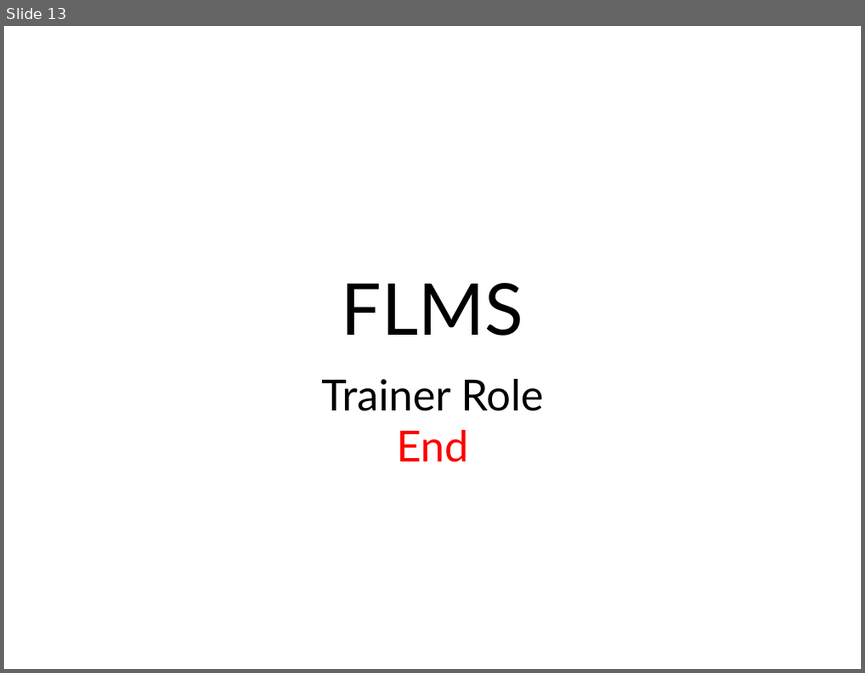
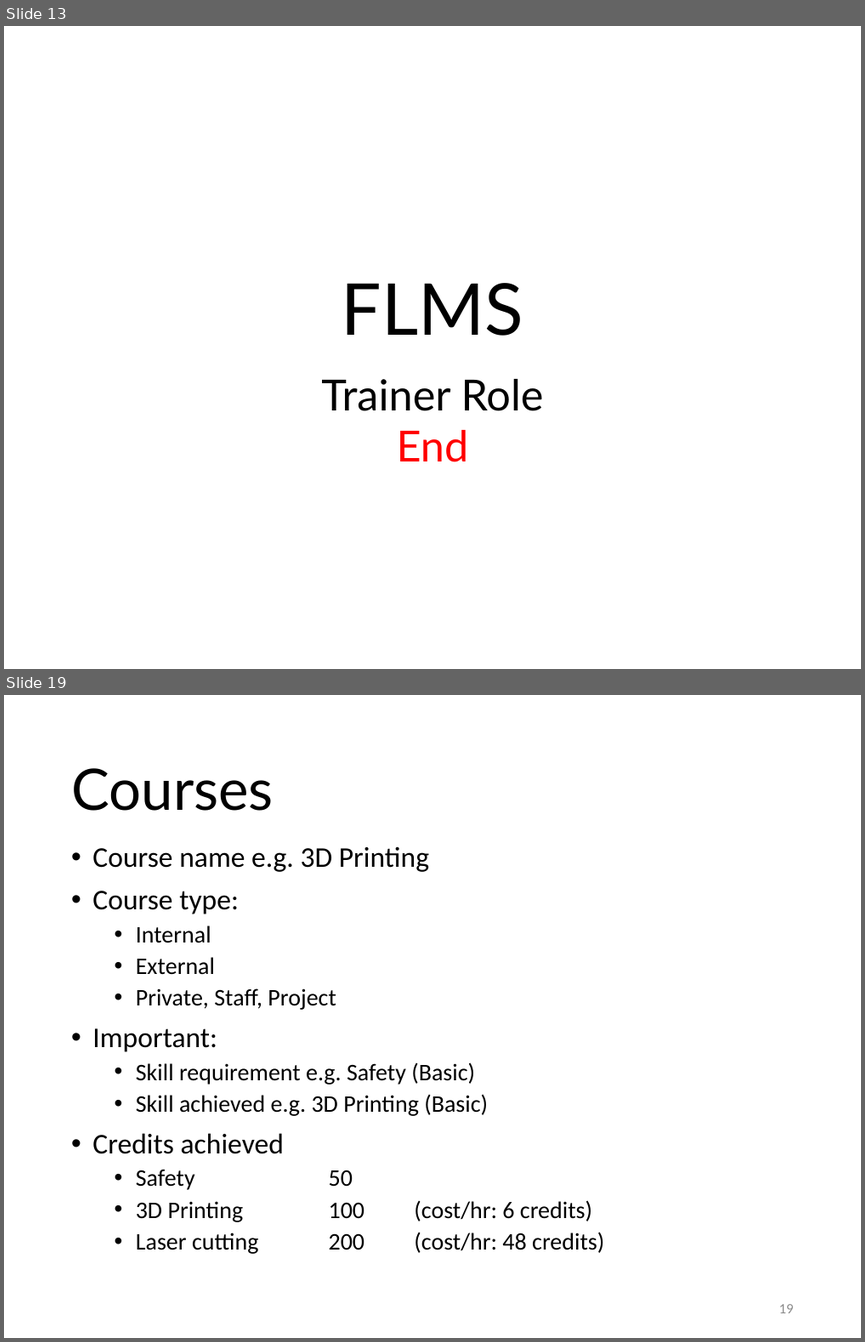
Before and after one commit to RDorville/flms, a slide deck: Training/flms-training.pptx. Shown one above the other, each under a label of ours: slide 13 before the commit, slides 13 and 19 after it; the slides between them are not shown. The pictures are 865x673 and 865x1342 pixels, drawn with LibreOffice and Linux fonts; fonts in the diff are those of the drawing; background and template pictures are left out. Boxes give left, top, right and bottom in pixels: in the first picture for what was removed or moved away, otherwise in the second. Text is boxed around its words. In the diff, an @@ line names an element or a change of style, - is before the commit and + after.

```diff
--- a/Training/flms-training.pptx
+++ b/Training/flms-training.pptx
@@ slide 19 added at (4,695,861,1338), background #FFFFFF @@
@@ title added at (71,768,273,811), 48 pt, text #000000 @@
+Courses
@@ text added at (92,846,604,1253), 20 pt, text #000000 @@
+• Course name e.g. 3D Printing
+• Course type:
+  • Internal
+  • External
+  • Private, Staff, Project
+• Important:
+  • Skill requirement e.g. Safety (Basic)
+  • Skill achieved e.g. 3D Printing (Basic)
+• Credits achieved
+  • Safety 50
+  • 3D Printing 100 (cost/hr: 6 credits)
+  • Laser cutting 200 (cost/hr: 48 credits)
@@ page number added at (779,1304,794,1313), 12 pt, text #8C8C8C @@
+19
```
Also in this commit, not shown: 2 slides changed, 5 other slides added.
